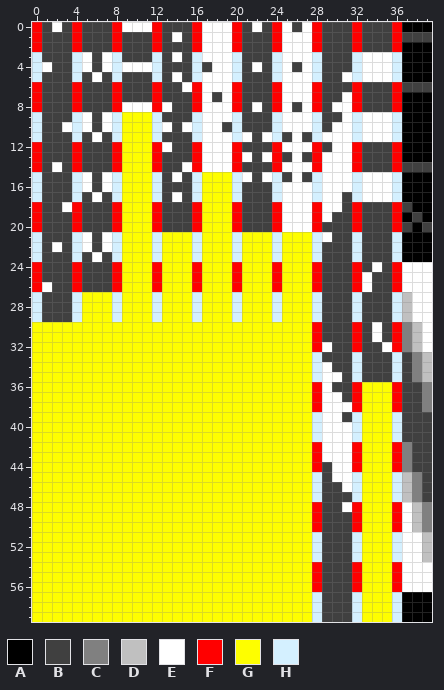
File history of a pixel-art sprite, TriSpark_Slot/data/image/colorMapReel.png. The picture above was drawn from the file before the commit.
The file is 40x60 pixels.
Palette (. is transparent): A #000000  B #404040  C #808080  D #c0c0c0  E #ffffff  F #ff0000  G #fefe00  H #d4f0ff
Pixels before, first column x 0:
 0 FBEBFBBBFEEEFBBBFEEEFBEBFEBEFBBBFBBBFAAA
 1 FBBBFBBBFBBBFBEBFEEEFBBBFEEEFBBBFBBBFBBB
 2 FBBBFBBBFBBBFBBBFEEEFBBBFEEEFBBBFBBBFAAA
 3 HBBBHEBEHBBBHBEBHEEEHBBBHEEEHBBBHEEEHAAA
 4 HEBBHEBEHEEEHBBBHBEEHBEBHEBEHBBBHEEEHAAA
 5 HBBBHBEBHBBBHBEBHEEEHBBBHEEEHBBEHEEEHAAA
 6 FBBBFBBBFBBBFBBEFEEEFBBBFEEEFBBBFBBBFBBB
 7 FBBBFBBBFBBBFBBBFEBEFBBBFEEEFBBEFBBBFAAA
 8 FBBBFBBBFEEEFEBBFEEEFBEBFEBEFBEEFBBBFAAA
 9 HBBBHEBEHGGGHBBBHEEEHBBBHEEEHBBEHEEEHAAA
10 HBBEHEBEHGGGHEBEHEEBHBBBHEEEHBEEHEEEHAAA
11 HBBBHBEBHGGGHBBBHEEEHEBEHBEBHEEEHEEEHAAA
12 FBBBFBBBFGGGFEBBFEEEFBBBFEEEFBEEFBBBFAAA
13 FBBBFBBBFGGGFBBBFEEEFEBEFBEBFEEEFBBBFAAA
14 FBEBFBBBFGGGFBBEFEEEFBBBFEEEFEEEFBBBFBBB
15 HBBBHEBEHGGGHBEBHGGGHEBEHBEBHEEEHEEEHAAA
16 HBBBHEBEHGGGHBBBHGGGHBBBHEEEHEEEHEEEHAAA
17 HBBBHBEBHGGGHBEBHGGGHBBBHEEEHEEBHEEEHAAA
18 FBBEFBBBFGGGFBBBFGGGFBBBFEEEFEEBFBBBFBAA
19 FBBBFBBBFGGGFBBBFGGGFBBBFEEEFEBBFBBBFABA
20 FBBBFBBBFGGGFBBBFGGGFBBBFEEEFBBBFBBBFBAB
21 HBBBHEBEHGGGHGGGHGGGHGGGHGGGHEBBHBBBHAAA
22 HBEBHEBEHGGGHGGGHGGGHGGGHGGGHBBBHBBBHAAA
23 HBBBHBEBHGGGHGGGHGGGHGGGHGGGHBBBHBBBHAAA
24 FBBBFBBBFGGGFGGGFGGGFGGGFGGGFBBBFBEBFEEE
25 FBBBFBBBFGGGFGGGFGGGFGGGFGGGFBBBFEBBFEEE
26 FEBBFBBBFGGGFGGGFGGGFGGGFGGGFBBBFEBBFEEE
27 HBBBHGGGHGGGHGGGHGGGHGGGHGGGHBBBHBBBHDEE
28 HBBBHGGGHGGGHGGGHGGGHGGGHGGGHBBBHBBBHDEE
29 HBBBHGGGHGGGHGGGHGGGHGGGHGGGHBBBHBBBHDEE
30 GGGGGGGGGGGGGGGGGGGGGGGGGGGGFBBBFBEBFCDE
31 GGGGGGGGGGGGGGGGGGGGGGGGGGGGFBBBFBEBFCDE
32 GGGGGGGGGGGGGGGGGGGGGGGGGGGGFEBBFBBEFCDE
33 GGGGGGGGGGGGGGGGGGGGGGGGGGGGHBBBHBBBHBCD
34 GGGGGGGGGGGGGGGGGGGGGGGGGGGGHEBBHBBBHBCD
35 GGGGGGGGGGGGGGGGGGGGGGGGGGGGHEEBHBBBHBCD
36 GGGGGGGGGGGGGGGGGGGGGGGGGGGGFEBBFGGGFBBC
37 GGGGGGGGGGGGGGGGGGGGGGGGGGGGFEEBFGGGFBBC
38 GGGGGGGGGGGGGGGGGGGGGGGGGGGGFEEEFGGGFBBC
39 GGGGGGGGGGGGGGGGGGGGGGGGGGGGHEEBHGGGHBBB
40 GGGGGGGGGGGGGGGGGGGGGGGGGGGGHEEEHGGGHBBB
41 GGGGGGGGGGGGGGGGGGGGGGGGGGGGHEEEHGGGHBBB
42 GGGGGGGGGGGGGGGGGGGGGGGGGGGGFEEEFGGGFCBB
43 GGGGGGGGGGGGGGGGGGGGGGGGGGGGFEEEFGGGFCBB
44 GGGGGGGGGGGGGGGGGGGGGGGGGGGGFBEEFGGGFCBB
45 GGGGGGGGGGGGGGGGGGGGGGGGGGGGHBEEHGGGHDCB
46 GGGGGGGGGGGGGGGGGGGGGGGGGGGGHBBEHGGGHDCB
47 GGGGGGGGGGGGGGGGGGGGGGGGGGGGHBBBHGGGHDCB
48 GGGGGGGGGGGGGGGGGGGGGGGGGGGGFBBEFGGGFEDC
49 GGGGGGGGGGGGGGGGGGGGGGGGGGGGFBBBFGGGFEDC
50 GGGGGGGGGGGGGGGGGGGGGGGGGGGGFBBBFGGGFEDC
51 GGGGGGGGGGGGGGGGGGGGGGGGGGGGHBBBHGGGHEED
52 GGGGGGGGGGGGGGGGGGGGGGGGGGGGHBBBHGGGHEED
53 GGGGGGGGGGGGGGGGGGGGGGGGGGGGHBBBHGGGHEED
54 GGGGGGGGGGGGGGGGGGGGGGGGGGGGFBBBFGGGFEEE
55 GGGGGGGGGGGGGGGGGGGGGGGGGGGGFBBBFGGGFEEE
56 GGGGGGGGGGGGGGGGGGGGGGGGGGGGFBBBFGGGFEEE
57 GGGGGGGGGGGGGGGGGGGGGGGGGGGGHBBBHGGGHAAA
58 GGGGGGGGGGGGGGGGGGGGGGGGGGGGHBBBHGGGHAAA
59 GGGGGGGGGGGGGGGGGGGGGGGGGGGGHBBBHGGGHAAA
And afterwards:
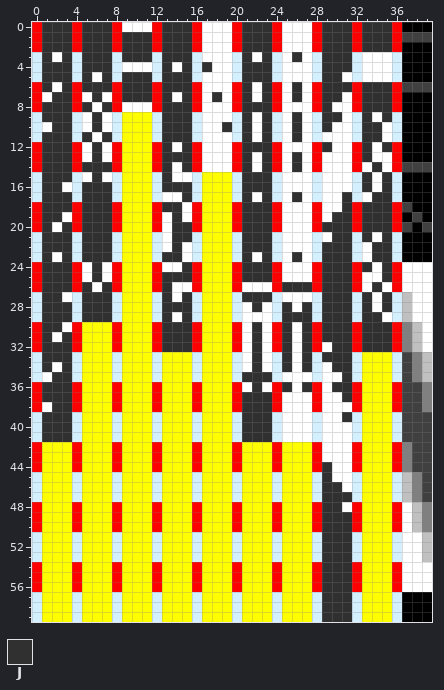
Colours new in this view: J #303030
Edits made:
y 0: x 1..3 BEB -> JJJ; x 5..7 BBB -> JJJ; x 13..15 BBB -> JJJ; x 21..23 BEB -> JJJ; x 26 B -> E; x 29..31 BBB -> JJJ; x 33..35 BBB -> JJJ
y 1: x 1..3 BBB -> JJJ; x 5..7 BBB -> JJJ; x 9..11 BBB -> JJJ; x 13..15 BEB -> JJJ; x 21..23 BBB -> JJJ; x 29..31 BBB -> JJJ; x 33..35 BBB -> JJJ
y 2: x 1..3 BBB -> JJJ; x 5..7 BBB -> JJJ; x 9..11 BBB -> JJJ; x 13..15 BBB -> JJJ; x 21..23 BBB -> JJJ; x 29..31 BBB -> JJJ; x 33..35 BBB -> JJJ
y 3: x 1..3 BBB -> JEJ; x 5..7 EBE -> JJJ; x 9..11 BBB -> JJJ; x 13..15 BEB -> JJJ; x 21..23 BBB -> JEJ; x 26 E -> J; x 29..31 BBB -> JJJ
y 4: x 1..3 EBB -> JJJ; x 5..7 EBE -> JJJ; x 13..15 BBB -> JEJ; x 17 B -> J; x 21..23 BEB -> JJJ; x 26 B -> E; x 29..31 BBB -> JJJ
y 5: x 1..3 BBB -> JJJ; x 5 B -> J; x 7 B -> J; x 9..11 BBB -> JJJ; x 13..15 BEB -> JJJ; x 21..23 BBB -> JJJ; x 29..30 BB -> JJ
y 6: x 1..3 BBB -> JEJ; x 5..7 BBB -> JJJ; x 9..11 BBB -> JJJ; x 13..15 BBE -> JJJ; x 21..23 BBB -> JEJ; x 26 E -> J; x 29..31 BBB -> JJJ; x 33..35 BBB -> JJJ
y 7: x 1..3 BBB -> EJJ; x 5..7 BBB -> EJE; x 9..11 BBB -> JJJ; x 13..15 BBB -> JEJ; x 18 B -> J; x 21..23 BBB -> JEJ; x 26 E -> J; x 29..30 BB -> JJ; x 33..35 BBB -> JJJ
y 8: x 1..3 BBB -> JJJ; x 5..7 BBB -> JEJ; x 13..15 EBB -> JJJ; x 21..23 BEB -> JJJ; x 26 B -> E; x 29 B -> J; x 33..35 BBB -> JJJ
y 9: x 1..3 BBB -> JJJ; x 6 B -> J; x 13..15 BBB -> JJJ; x 21..23 BBB -> JEJ; x 26 E -> J; x 29..30 BB -> JJ; x 33 E -> J; x 35 E -> J
y 10: x 1..3 BBE -> EJJ; x 6 B -> J; x 13..15 EBE -> JJJ; x 19 B -> J; x 21..23 BBB -> JEJ; x 26 E -> J; x 29 B -> J; x 33..34 EE -> JJ
y 11: x 1..3 BBB -> JJJ; x 5 B -> J; x 7 B -> J; x 13..15 BBB -> JJJ; x 21..23 EBE -> JEJ; x 25..27 BEB -> EJE; x 33..34 EE -> JJ
y 12: x 1..3 BBB -> JJJ; x 5..7 BBB -> EJE; x 13..15 EBB -> JEJ; x 21..23 BBB -> JJJ; x 29 B -> J; x 33..35 BBB -> JEJ
y 13: x 1..3 BBB -> JJJ; x 5..7 BBB -> EJE; x 13..15 BBB -> JJJ; x 21..23 EBE -> JEJ; x 25..27 BEB -> EJE; x 33..35 BBB -> JEE
y 14: x 1..3 BEB -> JJJ; x 5..7 BBB -> JJJ; x 13..15 BBE -> JEJ; x 21..23 BBB -> JEJ; x 26 E -> J; x 33..35 BBB -> EJE
y 15: x 1..3 BBB -> JJJ; x 6 B -> J; x 13 B -> J; x 15 B -> E; x 21..23 EBE -> JJJ; x 25 B -> E; x 27 B -> E; x 33 E -> J; x 35 E -> J
y 16: x 1..3 BBB -> JJE; x 5..7 EBE -> JJJ; x 13..15 BBB -> JJJ; x 21..23 BBB -> JJJ; x 33 E -> J; x 35 E -> J
y 17: x 1..3 BBB -> JJJ; x 5..7 BEB -> JJJ; x 13 B -> E; x 15 B -> J; x 21..23 BBB -> JEJ; x 26 E -> J; x 31 B -> J; x 34..35 EE -> JJ
y 18: x 1..3 BBE -> JJJ; x 5..7 BBB -> JJJ; x 13..15 BBB -> JJE; x 21..23 BBB -> JJJ; x 31 B -> J; x 33..35 BBB -> JJJ
y 19: x 1..3 BBB -> JJE; x 5..7 BBB -> JJJ; x 13..15 BBB -> EJE; x 21..23 BBB -> JJJ; x 30..31 BB -> JJ; x 33..35 BBB -> JJJ
y 20: x 1..3 BBB -> JEJ; x 5..7 BBB -> JJJ; x 13..15 BBB -> EJJ; x 21..23 BBB -> JJJ; x 29..31 BBB -> JJJ; x 33..35 BBB -> JJJ
y 21: x 1..3 BBB -> JJJ; x 5..7 EBE -> JJJ; x 13..15 GGG -> EJJ; x 21..23 GGG -> JJJ; x 25..27 GGG -> EEE; x 30..31 BB -> JJ; x 33..35 BBB -> JEJ
y 22: x 1..3 BEB -> JJJ; x 5..7 EBE -> JJJ; x 13..15 GGG -> EJE; x 21..23 GGG -> JJJ; x 25..27 GGG -> EEE; x 29..31 BBB -> JJJ; x 33..35 BBB -> EJJ
y 23: x 1..3 BBB -> JEJ; x 5..7 BEB -> JJJ; x 13..15 GGG -> JJE; x 21..23 GGG -> JEJ; x 25..27 GGG -> EJE; x 29..31 BBB -> JJJ; x 33..35 BBB -> EJJ
y 24: x 1..3 BBB -> JJJ; x 5..7 BBB -> EJE; x 13..15 GGG -> EEJ; x 21..23 GGG -> JJJ; x 25..27 GGG -> EEE; x 29..31 BBB -> JJJ; x 33 B -> J; x 35 B -> J
y 25: x 1..3 BBB -> JJJ; x 5..7 BBB -> EJE; x 13..15 GGG -> JJJ; x 21..23 GGG -> JJJ; x 25..27 GGG -> EEE; x 29..31 BBB -> JJJ; x 34..35 BB -> EJ
y 26: x 1..3 EBB -> JJJ; x 5..7 BBB -> JEJ; x 13..15 GGG -> JEE; x 21..23 GGG -> EEE; x 25..27 GGG -> JJJ; x 29..31 BBB -> JJJ; x 34..35 BB -> JE
y 27: x 1..3 BBB -> JJE; x 5..7 GGG -> JJJ; x 13..15 GGG -> JEJ; x 21..23 GGG -> JJJ; x 25..27 GGG -> EEE; x 29..31 BBB -> JJJ; x 33..35 BBB -> JEJ
y 28: x 1..3 BBB -> JJJ; x 5..7 GGG -> JJJ; x 13..15 GGG -> JJJ; x 21..23 GGG -> EJE; x 25..27 GGG -> JEJ; x 29..31 BBB -> JJJ; x 33..35 BBB -> JEJ
y 29: x 1..3 BBB -> JJJ; x 5..7 GGG -> JJJ; x 13..15 GGG -> JEJ; x 21..23 GGG -> EEE; x 25..27 GGG -> JJJ; x 29..31 BBB -> JJJ; x 33..35 BBB -> JJE
y 30: x 0..4 GGGGG -> FJJEF; x 8 G -> F; x 12..16 GGGGG -> FJJJF; x 20..27 GGGGGGGG -> FEJEFJEJ; x 29..31 BBB -> JJJ; x 33..35 BEB -> JJJ
y 31: x 0..4 GGGGG -> FJEJF; x 8 G -> F; x 12..16 GGGGG -> FJJJF; x 20..27 GGGGGGGG -> FEJEFJEJ; x 29..31 BBB -> JJJ; x 33..35 BEB -> JJJ
y 32: x 0..4 GGGGG -> FJJJF; x 8 G -> F; x 12..16 GGGGG -> FJJJF; x 20..27 GGGGGGGG -> FEJEFJEJ; x 30..31 BB -> JJ; x 33..35 BBE -> JJJ
y 33: x 0..4 GGGGG -> HJJJH; x 8 G -> H; x 12 G -> H; x 16 G -> H; x 20..27 GGGGGGGG -> HEJEHJEJ; x 29..31 BBB -> JJJ; x 33..35 BBB -> GGG
y 34: x 0..4 GGGGG -> HJEJH; x 8 G -> H; x 12 G -> H; x 16 G -> H; x 20..27 GGGGGGGG -> HEJEHJEJ; x 30..31 BB -> JJ; x 33..35 BBB -> GGG
y 35: x 0..4 GGGGG -> HEJJH; x 8 G -> H; x 12 G -> H; x 16 G -> H; x 20..27 GGGGGGGG -> HJJJHEEE; x 31 B -> J; x 33..35 BBB -> GGG
y 36: x 0..4 GGGGG -> FJJJF; x 8 G -> F; x 12 G -> F; x 16 G -> F; x 20..27 GGGGGGGG -> FEJEFJEJ; x 30..31 BB -> JJ
y 37: x 0..4 GGGGG -> FJJJF; x 8 G -> F; x 12 G -> F; x 16 G -> F; x 20..27 GGGGGGGG -> FJJJFEEE; x 31 B -> J
y 38: x 0..4 GGGGG -> FEJJF; x 8 G -> F; x 12 G -> F; x 16 G -> F; x 20..27 GGGGGGGG -> FJJJFEEE
y 39: x 0..4 GGGGG -> HJJJH; x 8 G -> H; x 12 G -> H; x 16 G -> H; x 20..27 GGGGGGGG -> HJJJHEEE; x 31 B -> J
y 40..41: x 0..4 GGGGG -> HJJJH; x 8 G -> H; x 12 G -> H; x 16 G -> H; x 20..27 GGGGGGGG -> HJJJHEEE
y 42..43: x 0 G -> F; x 4 G -> F; x 8 G -> F; x 12 G -> F; x 16 G -> F; x 20 G -> F; x 24 G -> F
y 44: x 0 G -> F; x 4 G -> F; x 8 G -> F; x 12 G -> F; x 16 G -> F; x 20 G -> F; x 24 G -> F; x 29 B -> J
y 45: x 0 G -> H; x 4 G -> H; x 8 G -> H; x 12 G -> H; x 16 G -> H; x 20 G -> H; x 24 G -> H; x 29 B -> J
y 46: x 0 G -> H; x 4 G -> H; x 8 G -> H; x 12 G -> H; x 16 G -> H; x 20 G -> H; x 24 G -> H; x 29..30 BB -> JJ
y 47: x 0 G -> H; x 4 G -> H; x 8 G -> H; x 12 G -> H; x 16 G -> H; x 20 G -> H; x 24 G -> H; x 29..31 BBB -> JJJ
y 48: x 0 G -> F; x 4 G -> F; x 8 G -> F; x 12 G -> F; x 16 G -> F; x 20 G -> F; x 24 G -> F; x 29..30 BB -> JJ
y 49..50: x 0 G -> F; x 4 G -> F; x 8 G -> F; x 12 G -> F; x 16 G -> F; x 20 G -> F; x 24 G -> F; x 29..31 BBB -> JJJ
y 51..53: x 0 G -> H; x 4 G -> H; x 8 G -> H; x 12 G -> H; x 16 G -> H; x 20 G -> H; x 24 G -> H; x 29..31 BBB -> JJJ
y 54..56: x 0 G -> F; x 4 G -> F; x 8 G -> F; x 12 G -> F; x 16 G -> F; x 20 G -> F; x 24 G -> F; x 29..31 BBB -> JJJ
y 57..59: x 0 G -> H; x 4 G -> H; x 8 G -> H; x 12 G -> H; x 16 G -> H; x 20 G -> H; x 24 G -> H; x 29..31 BBB -> JJJ
Where, in picture pixels (left, top, right, bottom), the same in both pictures:
changed: (32, 22, 392, 622)
